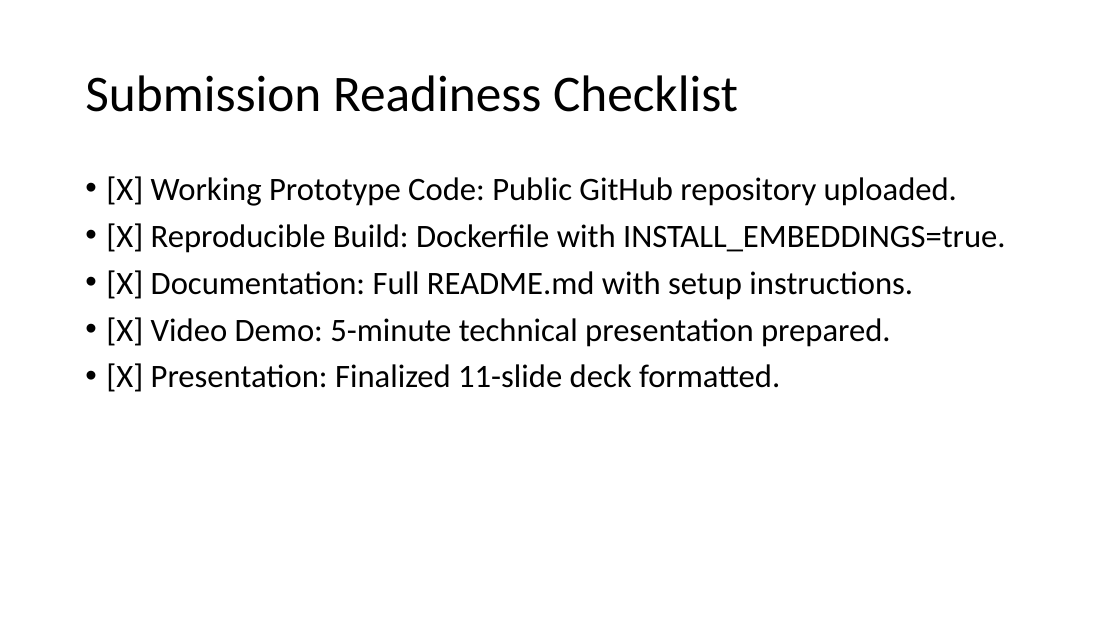
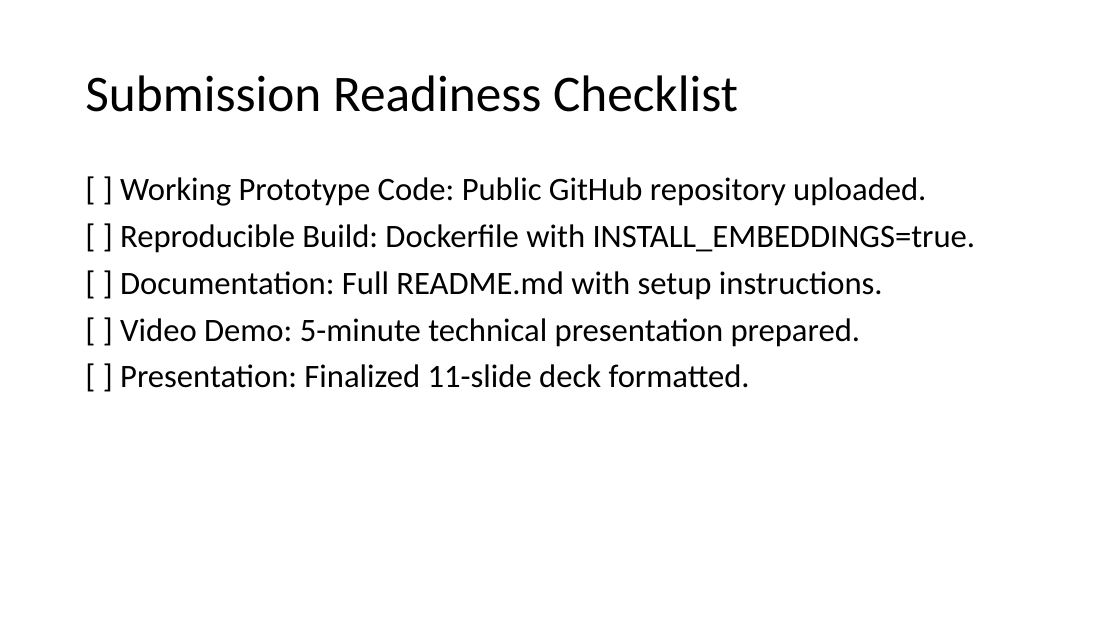
Before and after one commit to ADVENTH007/theme02-troubleshooting-engine, a slide deck: slide 12 of MSRIT_TWT_Submission.pptx (slide 11 before the commit). Drawn at 1120x630 pixels with LibreOffice and Linux fonts; fonts in the diff are those of the drawing. Boxes give left, top, right and bottom in pixels: in the first picture for what was removed or moved away, otherwise in the second. Text is boxed around its words. In the diff, an @@ line names an element or a change of style, - is before the commit and + after.

```diff
--- a/MSRIT_TWT_Submission.pptx
+++ b/MSRIT_TWT_Submission.pptx
@@ text at box(120, 177, 976, 388): text changed @@
-• [X] Working Prototype Code: Public GitHub repository uploaded.
-• [X] Reproducible Build: Dockerfile with INSTALL_EMBEDDINGS=true.
-• [X] Documentation: Full README.md with setup instructions.
-• [X] Video Demo: 5-minute technical presentation prepared.
-• [X] Presentation: Finalized 11-slide deck formatted.
+[ ] Working Prototype Code: Public GitHub repository uploaded.
+[ ] Reproducible Build: Dockerfile with INSTALL_EMBEDDINGS=true.
+[ ] Documentation: Full README.md with setup instructions.
+[ ] Video Demo: 5-minute technical presentation prepared.
+[ ] Presentation: Finalized 11-slide deck formatted.
```
Also in this commit, not shown: 10 other slides changed, 1 slide added.
